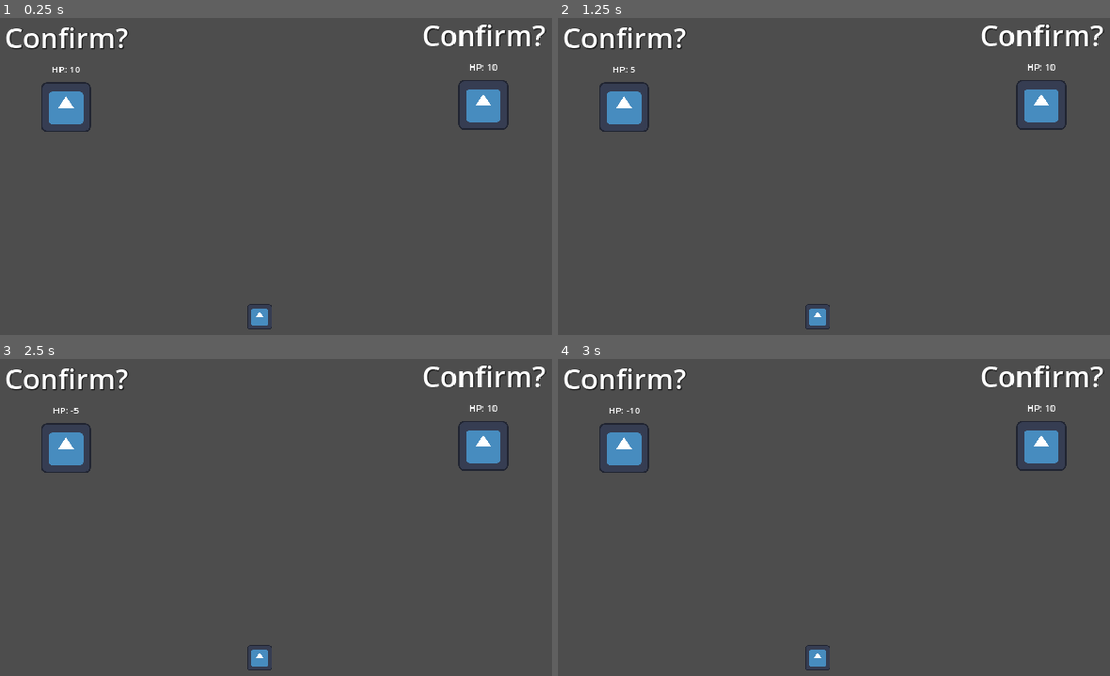
Above: before the commit, frames 1-4 (two rows, left to right).
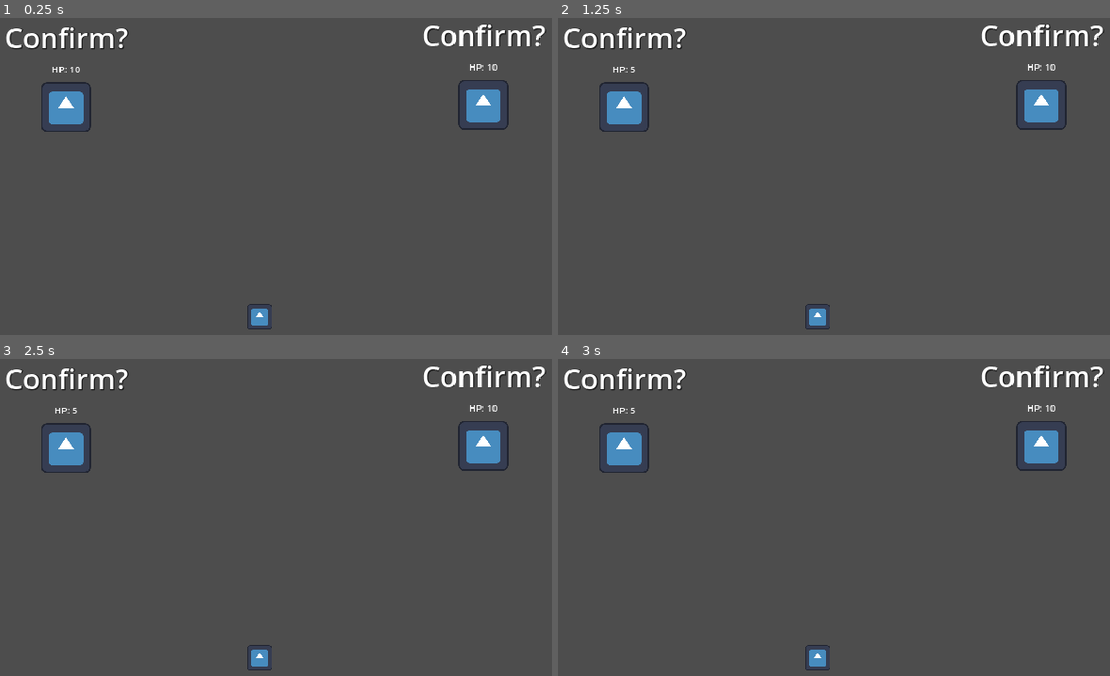
Above: after the commit, the same moments.

Repository: hyperdriveguy/eivbos
Game: Godot game, scene res://battle/battle.tscn
The game is run twice, just before and just after one commit, with the same random seed, the same clock (stepped at 60 frames per second) and the same inputs. The engine's default icon, where the game draws it, is replaced by a stand-in: a white triangle on a blue panel in a dark square.
Inputs:
- Up to frame 1 (0.25 s): no input
- Up to frame 2 (1.25 s): tap Enter at 0.5 s; hold D (move_right) from 0.53 s (still down); tap A (attack_battle) at 0.6 s
- Up to frame 3 (2.5 s): tap Space (join) at 1.25, 2.1 s; release D (move_right) at 1.28 s; hold S (move_down) 1.28-2.03 s; tap A (attack_battle) at 1.35, 2.3 s; tap Enter at 2 s; hold D (move_right) from 2.03 s (still down)
- Up to frame 4 (3 s): tap Space (join) at 2.75 s; release D (move_right) at 2.78 s; hold W (move_up) from 2.78 s (still down); tap A (attack_battle) at 2.85 s

Frames 1-2 are identical in both runs. In frame 3, less than 0.1% of the frame differs, in the area x 9-15%, y 15-18%; in frame 4, less than 0.1%.
Error in both runs: Assertion failed: Device 0 has no actions. Maybe the joypad is disconnected. (res://addons/multiplayer_input/multiplayer_input.gd:159)

Commit message:
actually take turns

Diff:
--- a/battle/player_battler/player_battler.gd
+++ b/battle/player_battler/player_battler.gd
@@ -1,6 +1,8 @@
 extends Node2D
+class_name PlayerBattler
 
 signal send_attack(damage: int)
+signal turn_finished
 
 @export var player_input_id: int
 @export var permanent_stats: battler_stats
@@ -8,7 +10,7 @@
 @onready var temporary_stats: battler_stats = permanent_stats
 @onready var hp_label: Label = $HPLabel
 
-var is_turn
+var is_turn = false
 var input
 
 # Child called ActionsUI with an HBoxContainer child and three buttons as children
@@ -28,9 +30,12 @@
 
 # Called every frame. 'delta' is the elapsed time since the previous frame.
 func _process(_delta: float) -> void:
-	if input.is_action_just_pressed("attack_battle"):
-		send_attack.emit(temporary_stats.strength)
-		Input.start_joy_vibration(player_input_id,0.8,.1,.13)
+	if is_turn:
+		if input.is_action_just_pressed("attack_battle"):
+			is_turn = false
+			send_attack.emit(temporary_stats.strength)
+			Input.start_joy_vibration(player_input_id,0.3,.1,.13)
+			turn_finished.emit()
 
 func _refresh_labels():
 	hp_label.text = "HP: " + str(temporary_stats.health)
--- a/battle/sync_turn_manager.gd
+++ b/battle/sync_turn_manager.gd
@@ -1,24 +1,37 @@
 extends Node
 
-
+@onready var _num_battlers: int = len(get_children())
 @onready var _battler0 = get_child(0)
 @onready var _battler1 = get_child(1)
+
+var cur_turn: int = 0
 
 # Called when the node enters the scene tree for the first time.
 func _ready() -> void:
 	_battler0.send_attack.connect(_battler0_sent_attack)
+	_battler0.turn_finished.connect(_inc_turn)
 	_battler1.send_attack.connect(_battler1_sent_attack)
+	_battler1.turn_finished.connect(_inc_turn)
 	print('0: ', _battler0.temporary_stats.speed)
 	print('1: ', _battler1.temporary_stats.speed)
 	if _battler1.temporary_stats.speed > _battler0.temporary_stats.speed:
 		move_child(_battler1, 0)
-
-
-
+		_battler1.is_turn = true
+	else:
+		_battler0.is_turn = true
 
 # Called every frame. 'delta' is the elapsed time since the previous frame.
 func _process(delta: float) -> void:
 	pass
+
+func _inc_turn():
+	# The battler that sent the signal is responsible for releasing the turn
+	cur_turn = (cur_turn + 1) % (_num_battlers)
+	print("num_battlers: ", _num_battlers)
+	print("cur_turn: ", cur_turn)
+	var cur_battler = get_child(cur_turn)
+	print(cur_battler)
+	cur_battler.is_turn = true
 
 func _battler0_sent_attack(damage: int):
 	print("0 hit 1 for ", damage)
